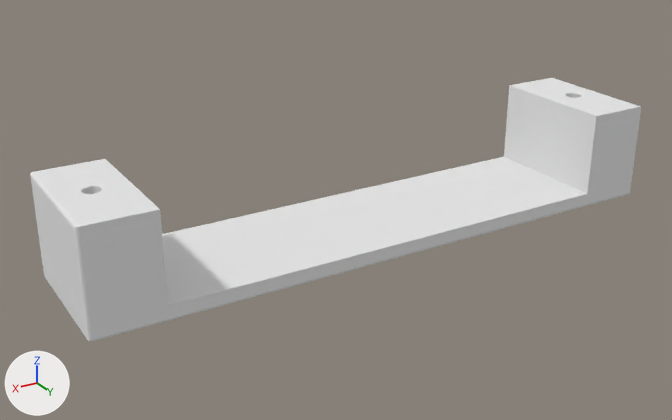
Two versions of the Blender file Case01/foot.blend, one commit apart.
Camera for both pictures: a 50 mm lens placed at (137.7, 212.5, 115.5), pointed at (9.0, -2.0, 8.3). The axes (+X, +Y, +Z) are drawn at lower left. The lights are the same throughout.
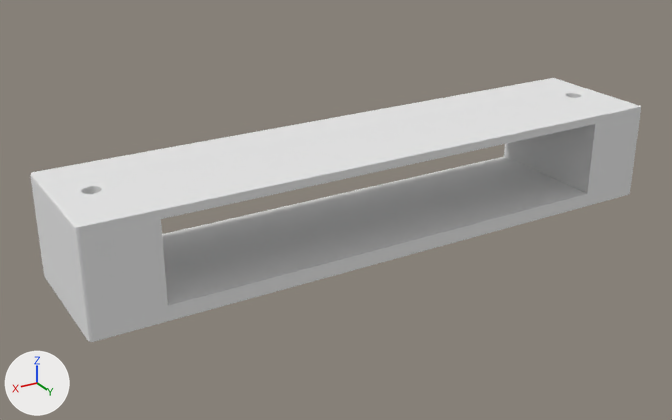
ob_cube_001 is not drawn itself; it is used by a modifier of ob_cube.

Edits to the scene script, one JSON object a line:
```json
{"op": "set", "path": "ob_cube_001.scale", "old": "(0.07, 0.02, 0.025)", "new": "(0.07, 0.0115, 0.025)"}
{"op": "remove", "block": "ob_cube", "code": "_m = ob_cube.modifiers.new('Boolean', 'BOOLEAN')"}
{"op": "add", "block": "ob_cube", "code": "_m = ob_cube.modifiers.new('Main', 'BOOLEAN')"}
{"op": "remove", "block": "ob_cube", "code": "_m = ob_cube.modifiers.new('Boolean.001', 'BOOLEAN')"}
{"op": "add", "block": "ob_cube", "code": "_m = ob_cube.modifiers.new('Main.001', 'BOOLEAN')"}
{"op": "add", "block": "ob_cube", "code": "_m.object = ob_cube_001"}
{"op": "add", "block": "ob_cube", "code": "_m.solver = 'FLOAT'"}
{"op": "add", "block": "ob_cube", "code": "_m = ob_cube.modifiers.new('Foot Screew', 'BOOLEAN')"}
{"op": "remove", "block": "ob_cube", "code": "_m = ob_cube.modifiers.new('Boolean.002', 'BOOLEAN')"}
{"op": "add", "block": "ob_cube", "code": "_m = ob_cube.modifiers.new('Foot Screew.001', 'BOOLEAN')"}
```

Boxes [x1, y1, x2, y2] around the edits, measured in the pictures (672 x 420 px):
```json
{"object": "Cube", "change": "reshaped, modifiers changed", "before": [30, 78, 641, 342], "after": [30, 78, 641, 342]}
```
